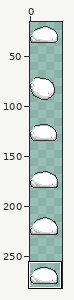
Two versions of one pixel-art file, PlayerHandling/TumSprites/Tum10/bare.aseprite. Above, an overview of the earlier version with the close-up marked.
Close-up. Before the edit:
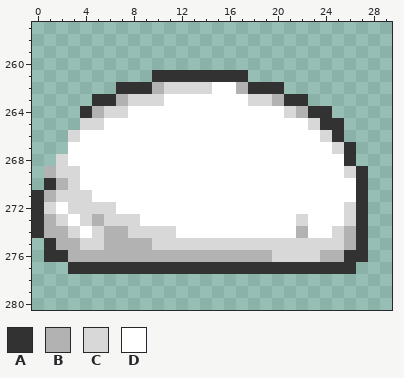
50x288 pixels, 1 frame. Shown: x 0..29, y 257..280. The old version is drawn lined up with the new one. The wide view leaves out empty margins. The commit also changed other parts of the picture, which this record leaves out.
Palette (. is transparent): A #323232  B #b2b2b2  C #d8d8d8  D #ffffff
Pixels before, first column x 0:
261 ..........AAAAAAAA..........
262 .......AAABCCCCDDBAAA.......
263 .....AABCCCDDDDDDDCCBAA.....
264 ....ABCCDDDDDDDDDDDDDCBAA...
265 ....CCDDDDDDDDDDDDDDDDDCAA..
266 ...CDDDDDDDDDDDDDDDDDDDDCA..
267 ...DDDDDDDDDDDDDDDDDDDDDDCA.
268 ..CDDDDDDDDDDDDDDDDDDDDDDDA.
269 .BCCDDDDDDDDDDDDDDDDDDDDDDCA
270 .ABCDDDDDDDDDDDDDDDDDDDDDDDA
271 ABCCCDDDDDDDDDDDDDDDDDDDDDDA
272 ACDCCCCDDDDDDDDDDDDDDDDDDDCA
273 ABCDCBCCCDDDDDDDDDDDDDCDDDCA
274 ABBCDCBBCCCCDDDDDDDDDDBDDCBA
275 .ABBCCBBBBCCCCCCCCCCCCCCCCBA
276 .AABBBBBBBBBBBBBBBBBCCCCBBAA
277 ...AAAAAAAAAAAAAAAAAAAAAAAA.
Now the later version:
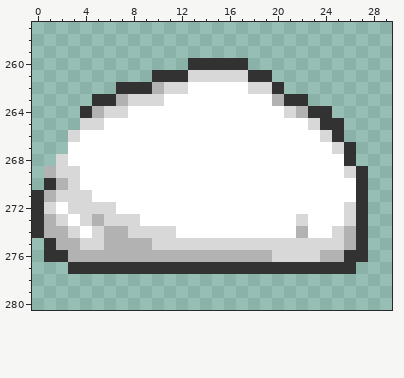
The edit:
whole drawing moved by -22,-1 (the old picture is shown already moved)
Changed rows in their new state; - is an unchanged pixel.
first column x 13:
260 AAAAA--
261 CCCCCAA
262 DD--DCC
263 -----DD
Boxes around the changes in both close-ups, in picture pixels (x1, y1, x2, y2):
changed: (188, 58, 272, 106)
